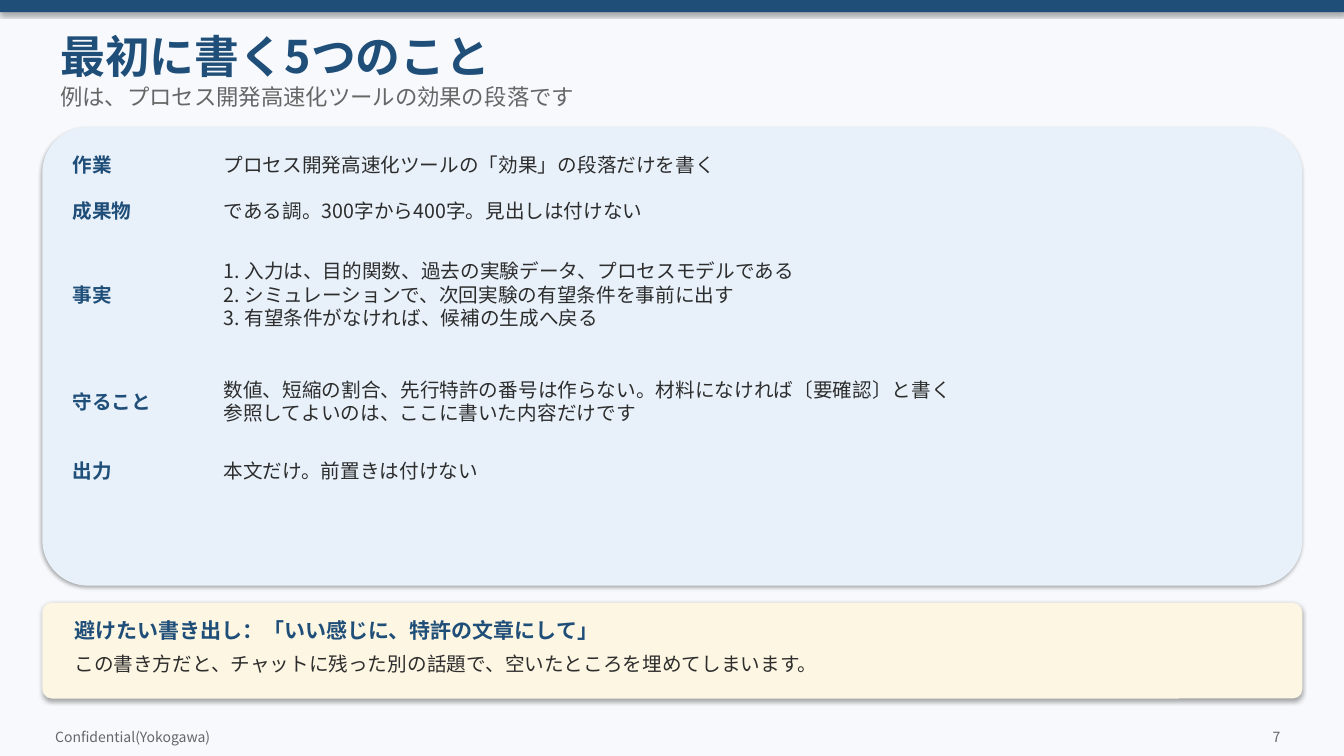
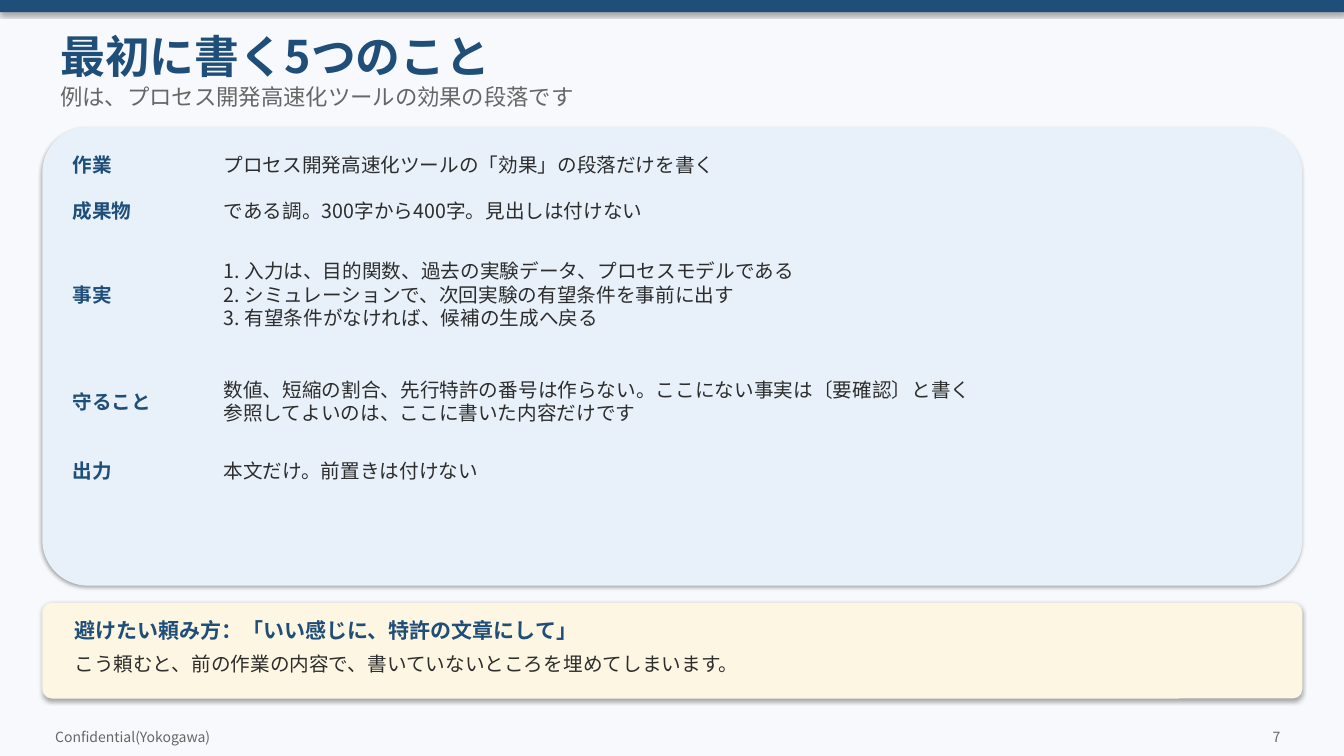
Before and after one commit to zhexingwang/ppt, a slide deck: slide 7 of decks/06_Copilot使いこなし/Copilot使いこなしのコツ.pptx. Drawn at 1344x756 pixels with LibreOffice and Linux fonts; fonts in the diff are those of the drawing. Boxes give left, top, right and bottom in pixels: in the first picture for what was removed or moved away, otherwise in the second. Text is boxed around its words. In the diff, an @@ line names an element or a change of style, - is before the commit and + after.

```diff
--- a/decks/06_Copilot使いこなし/Copilot使いこなしのコツ.pptx
+++ b/decks/06_Copilot使いこなし/Copilot使いこなしのコツ.pptx
@@ text at (224, 380, 971, 422): text changed @@
-数値、短縮の割合、先行特許の番号は作らない。材料になければ〔要確認〕と書く
-参照してよいのは、ここに書いた内容だけです
+数値、短縮の割合、先行特許の番号は作らない。ここにない事実は〔要確認〕と書く
+参照してよいのは、ここに書いた内容だけです
@@ text at (74, 620, 577, 640): text changed @@
-避けたい書き出し：「いい感じに、特許の文章にして」
+避けたい頼み方：「いい感じに、特許の文章にして」
@@ text at (74, 654, 738, 673): text changed @@
-この書き方だと、チャットに残った別の話題で、空いたところを埋めてしまいます。
+こう頼むと、前の作業の内容で、書いていないところを埋めてしまいます。
```
Also in this commit, not shown: 13 other slides changed, 19 other files.
